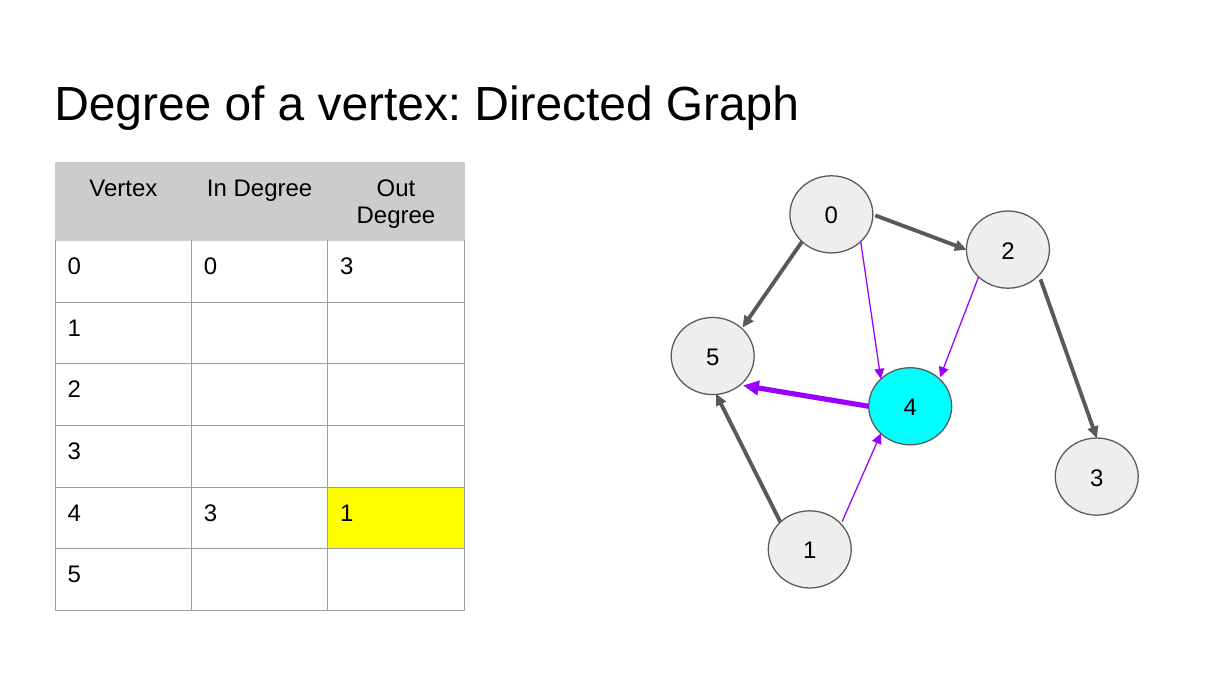
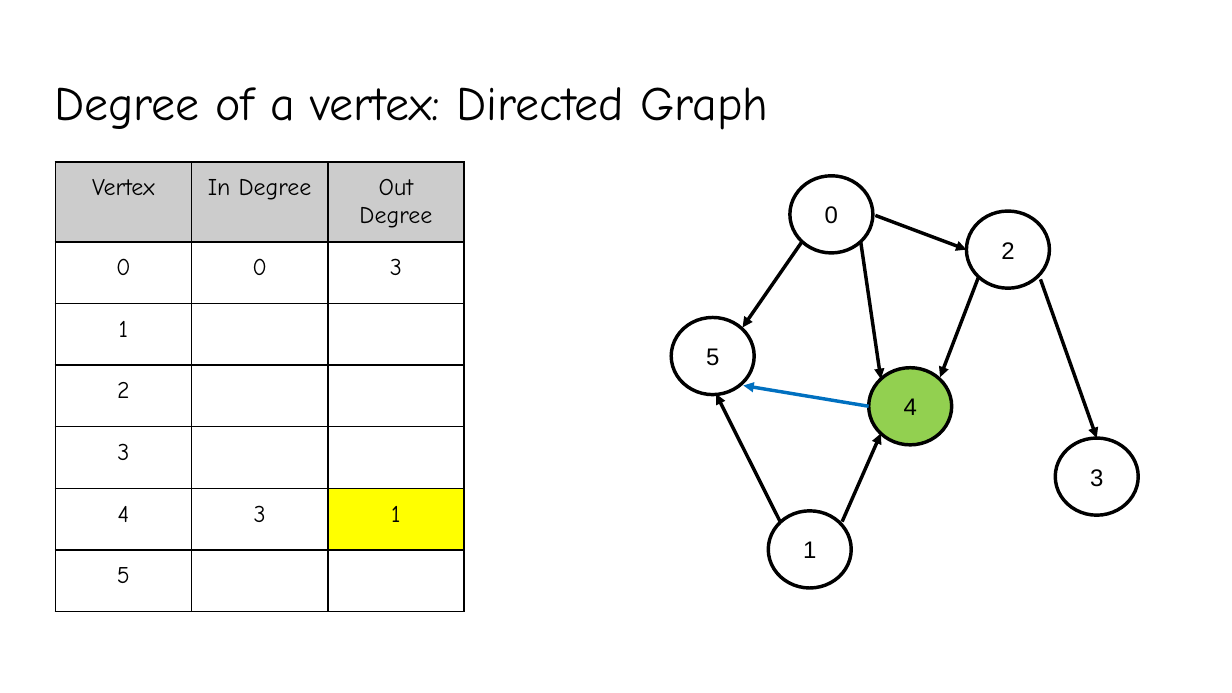
Before and after one commit to YeasirRayhanPrince/yeasirrayhanprince.github.io, a slide deck: slide 28 of cse106/slides/Lecture8.pptx (slide 27 before the commit). Drawn at 1232x693 pixels with LibreOffice and Linux fonts; fonts in the diff are those of the drawing. Boxes give left, top, right and bottom in pixels: in the first picture for what was removed or moved away, otherwise in the second. Text is boxed around its words. In the diff, an @@ line names an element or a change of style, - is before the commit and + after.

```diff
--- a/cse106/slides/Lecture8.pptx
+++ b/cse106/slides/Lecture8.pptx
@@ title "Degree of a vertex: Directed ..." at [54, 87, 768, 130]: font Arial to Comic Neue @@
@@ table at [55, 163, 466, 615] @@
@@ font Arial to Comic Neue @@
@@ alignment left to centre @@
@@ borders changed @@
@@ arrow (876, 216) - (966, 250): stroke #595959 2.25 pt to #000000 2 pt @@
@@ arrow (743, 328) - (802, 241): stroke #595959 2.25 pt to #000000 2 pt @@
@@ arrow (861, 241) - (881, 379): stroke #9900FF 0.75 pt to #000000 2 pt @@
@@ arrow (940, 377) - (978, 277): stroke #9900FF 0.75 pt to #000000 2 pt @@
@@ arrow (1041, 280) - (1096, 439): stroke #595959 2.25 pt to #000000 2 pt @@
@@ fill #EEEEEE to #FFFFFF; outline #595959 0.75 pt to #000000 2 pt in 5 elements at [790, 176, 872, 254], [966, 211, 1048, 288], [1056, 439, 1138, 516], [769, 511, 851, 589], [671, 318, 754, 395] @@
@@ arrow (743, 386) - (869, 407): stroke #9900FF 3 pt to #0070C0 2 pt @@
@@ ellipse "4" at [869, 367, 951, 445]: fill #00FFFF to #92D050; outline #595959 0.75 pt to #000000 2 pt @@
@@ arrow (716, 394) - (780, 522): stroke #595959 2.25 pt to #000000 2 pt @@
@@ arrow (843, 521) - (881, 434): stroke #9900FF 0.75 pt to #000000 2 pt @@
```
Also in this commit, not shown: 36 other slides changed, 6 slides added, 7 other files.
